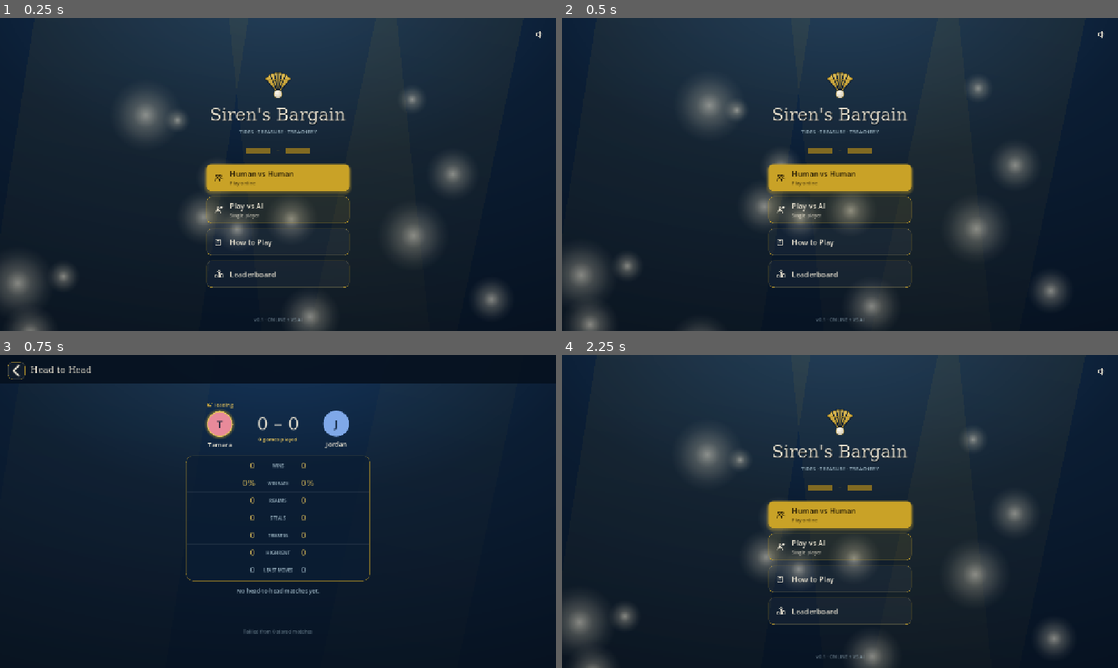
Above: before the commit, frames 1-4 (two rows, left to right).
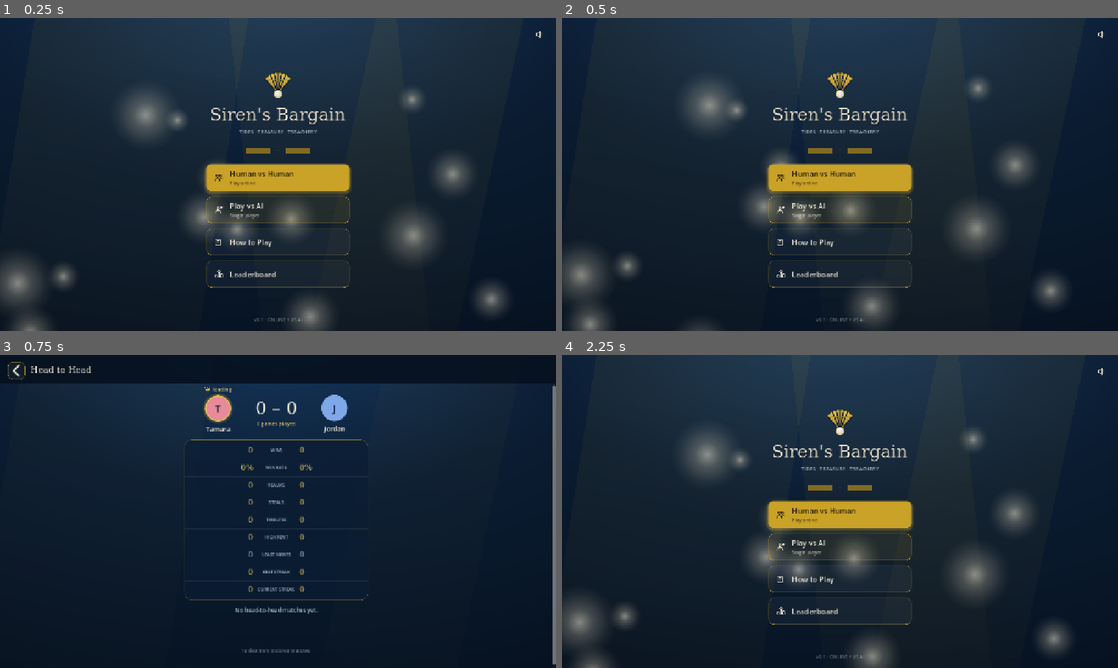
Above: after the commit, the same moments.

Repository: jordansaker/sirens-bargain
Game: Godot game, scene res://scenes/MainMenu.tscn
The game is run twice, just before and just after one commit, with the same random seed, the same clock (stepped at 60 frames per second) and the same inputs.
Inputs (mouse positions are in pixels of both pictures, inside the frame that each line leads up to):
- Up to frame 1 (0.25 s): no input
- Up to frame 2 (0.5 s): no input
- Up to frame 3 (0.75 s): click (278, 611) at 0.5 s
- Up to frame 4 (2.25 s): tap Enter at 1.25 s; move the mouse to (962, 495) at 1.27 s; hold Shift 1.28-2 s; click (962, 495) at 1.42 s; click (578, 370) at 2 s

Frames 1-2 are identical in both runs. In frame 3, 3.8% of the frame differs, in the area x 33-100%, y 9-99%; in frame 4, nothing differs.

Commit message:
Leaderboard: BEST STREAK + CURRENT STREAK rows + streak pill
Pick up the two new server-side fields from GET /leaderboard:
- highestStreak (longest consecutive-win run ever)
- currentStreak (wins in a row ending at latest match; 0 after a loss)

Compare panel: two new rows below LEAST MOVES — BEST STREAK and
CURRENT STREAK, both higher-is-better so the highlight arrow lands
on whoever holds the streak.

Vs header: gold "N in a row" pill under the streak-holder's name so
the header itself points to who's currently on a run. In a 2P
history at most one side is >0 (a fresh loss zeroes yours), so
only one pill ever shows at a time.

MatchApi doc updated to list the new fields. Top-level
currentStreakLeader is still discarded — noted in the comment so a
future caller can plumb it through if global streak leader (across
all players, not just the roster) becomes useful.

Co-Authored-By: Claude Opus 4.7 (1M context) <noreply@anthropic.com>

Diff:
--- a/scripts/net/MatchApi.gd
+++ b/scripts/net/MatchApi.gd
@@ -97,8 +97,13 @@
 # from the leaderboard response (or an empty array on any failure so callers
 # don't need to distinguish error paths). Each entry is a per-player
 # aggregate: {name, wins, losses, matches, winRate, totalRealms, totalSteals,
-# totalTributes, highestRent, lastMatchAt}. See LeaderboardResponse in the
-# server for the full TypeScript definition.
+# totalTributes, highestRent, leastAmountMoves, highestStreak, currentStreak,
+# lastMatchAt}. highestStreak = longest consecutive-win run ever; currentStreak
+# = wins in a row ending at the latest match (0 if their last match was a
+# loss). Response envelope also carries a top-level `currentStreakLeader`
+# {name, streak} that this helper currently discards — plumb it through if a
+# caller needs the global streak leader across all players. See
+# LeaderboardResponse in the server for the full TypeScript definition.
 static func fetch_leaderboard(host: Node, on_done: Callable) -> void:
 	if host == null or not host.is_inside_tree():
 		on_done.call([])
--- a/scripts/ui/LeaderboardScreen.gd
+++ b/scripts/ui/LeaderboardScreen.gd
@@ -30,7 +30,8 @@
 # Populated from MatchApi.fetch_leaderboard on _ready. Each entry is a
 # server-side per-player aggregate:
 #   {name, wins, losses, matches, winRate, totalRealms, totalSteals,
-#    totalTributes, highestRent, lastMatchAt}
+#    totalTributes, highestRent, leastAmountMoves, highestStreak,
+#    currentStreak, lastMatchAt}
 var _entries: Array = []
 var _loading: bool = true
 var _content_body: VBoxContainer = null
@@ -229,7 +230,8 @@
 	var per: Dictionary = {}
 	for n in names:
 		per[n] = {"wins": 0, "realms": 0, "steals": 0, "tributes": 0,
-			"highest_rent": 0, "least_moves": 0, "win_rate": 0, "matches": 0}
+			"highest_rent": 0, "least_moves": 0, "win_rate": 0, "matches": 0,
+			"best_streak": 0, "current_streak": 0}
 	for e in _entries:
 		if not (e is Dictionary):
 			continue
@@ -249,6 +251,11 @@
 		slot["highest_rent"] = int(e.get("highestRent", 0))
 		slot["least_moves"] = int(e.get("leastAmountMoves", 0))
 		slot["matches"] = int(e.get("matches", 0))
+		# highestStreak = longest consecutive-win run ever (all-time record).
+		# currentStreak = wins in a row ending at the latest match; 0 if the
+		# last match was a loss.
+		slot["best_streak"] = int(e.get("highestStreak", 0))
+		slot["current_streak"] = int(e.get("currentStreak", 0))
 		# Server returns winRate as 0..1; the UI treats it as an integer
 		# percent so scale here.
 		slot["win_rate"] = int(round(float(e.get("winRate", 0.0)) * 100.0))
@@ -273,12 +280,18 @@
 	var b_wins := int(per[b_name]["wins"])
 	var leader := a_name if a_wins >= b_wins else b_name
 
-	row.add_child(_build_vp(PLAYERS[0], leader == a_name))
+	# Current streak points at whichever player has currentStreak > 0 (the
+	# one who won the latest match). At most one side is >0 in a 2P history —
+	# a fresh loss zeroes yours — but pass both so the render function stays
+	# side-agnostic.
+	var a_streak := int(per[a_name]["current_streak"])
+	var b_streak := int(per[b_name]["current_streak"])
+	row.add_child(_build_vp(PLAYERS[0], leader == a_name, a_streak))
 	row.add_child(_build_score_block(a_wins, b_wins, int(totals["games"])))
-	row.add_child(_build_vp(PLAYERS[1], leader == b_name))
+	row.add_child(_build_vp(PLAYERS[1], leader == b_name, b_streak))
 	return row
 
-func _build_vp(player: Dictionary, is_leader: bool) -> VBoxContainer:
+func _build_vp(player: Dictionary, is_leader: bool, current_streak: int = 0) -> VBoxContainer:
 	var col := VBoxContainer.new()
 	col.alignment = BoxContainer.ALIGNMENT_CENTER
 	col.add_theme_constant_override("separation", 6)
@@ -339,6 +352,35 @@
 	name_lbl.add_theme_color_override("font_color", LB_PEARL)
 	col.add_child(name_lbl)
 
+	# Streak pill under the name so the header itself points at whoever's
+	# currently on a run. The CURRENT STREAK compare row also shows the
+	# raw numbers side-by-side; this pill is the at-a-glance version.
+	if current_streak > 0:
+		var pill := PanelContainer.new()
+		pill.size_flags_horizontal = Control.SIZE_SHRINK_CENTER
+		var pill_sb := StyleBoxFlat.new()
+		pill_sb.bg_color = Color(LB_GOLD.r, LB_GOLD.g, LB_GOLD.b, 0.18)
+		pill_sb.border_color = LB_GOLD_LT
+		pill_sb.border_width_left = 1
+		pill_sb.border_width_right = 1
+		pill_sb.border_width_top = 1
+		pill_sb.border_width_bottom = 1
+		pill_sb.corner_radius_top_left = 8
+		pill_sb.corner_radius_top_right = 8
+		pill_sb.corner_radius_bottom_left = 8
+		pill_sb.corner_radius_bottom_right = 8
+		pill_sb.content_margin_left = 8
+		pill_sb.content_margin_right = 8
+		pill_sb.content_margin_top = 2
+		pill_sb.content_margin_bottom = 2
+		pill.add_theme_stylebox_override("panel", pill_sb)
+		var pill_lbl := Label.new()
+		pill_lbl.text = "%d in a row" % current_streak
+		pill_lbl.add_theme_font_size_override("font_size", 10)
+		pill_lbl.add_theme_color_override("font_color", LB_GOLD_LT)
+		pill.add_child(pill_lbl)
+		col.add_child(pill)
+
 	return col
 
 func _build_score_block(a_wins: int, b_wins: int, games: int) -> VBoxContainer:
@@ -396,6 +438,8 @@
 		["TRIBUTES", "tributes", "", false],
 		["HIGH RENT", "highest_rent", "", false],
 		["LEAST MOVES", "least_moves", "", true],
+		["BEST STREAK", "best_streak", "", false],
+		["CURRENT STREAK", "current_streak", "", false],
 	]
 	for i in range(rows.size()):
 		var spec: Array = rows[i]
